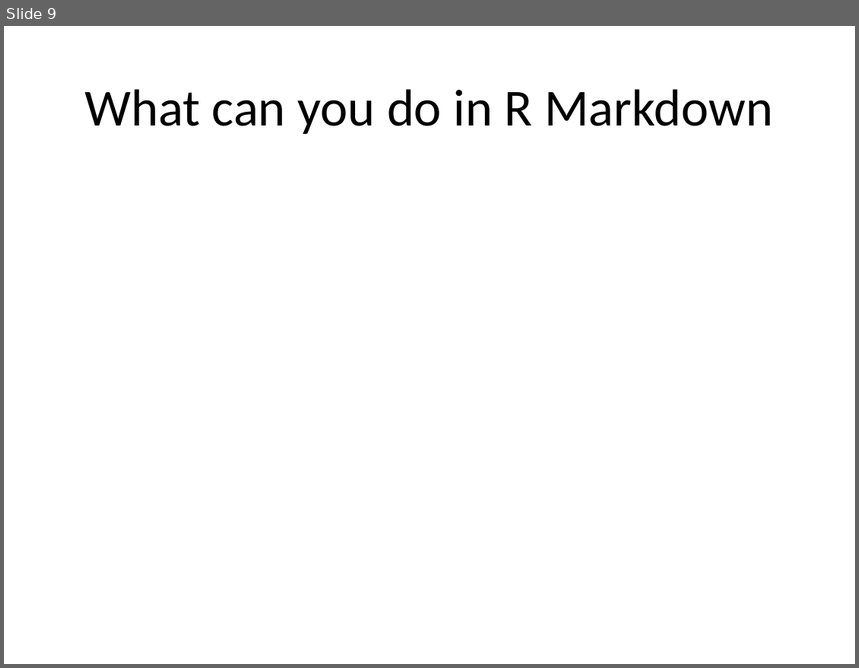
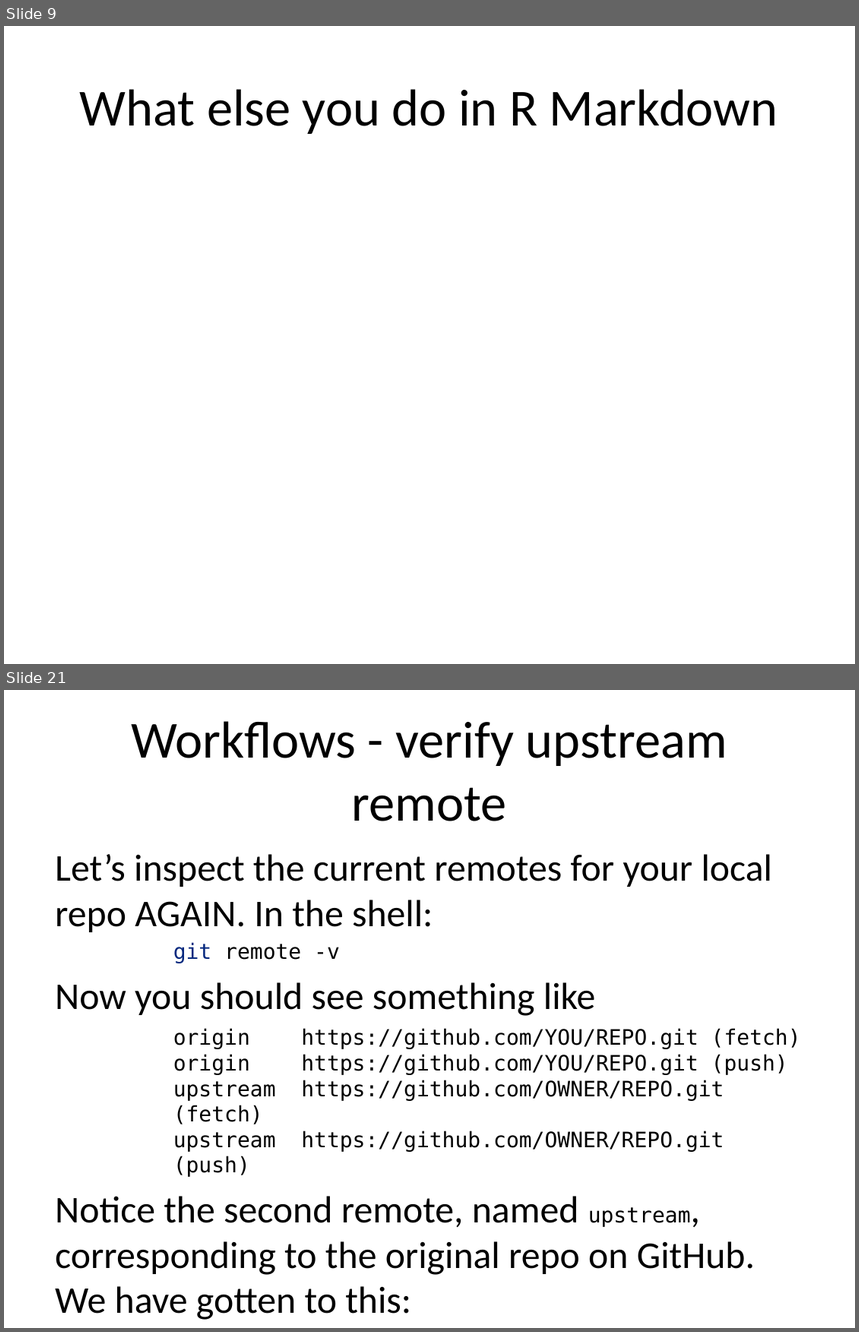
Before and after one commit to bjkamrat/myrepo, a slide deck: Github_week_pres2.pptx. Shown one above the other, each under a label of ours: slide 9 before the commit, slides 9 and 21 after it; the slides between them are not shown. The pictures are 859x668 and 859x1332 pixels, drawn with LibreOffice and Linux fonts; fonts in the diff are those of the drawing. Boxes give left, top, right and bottom in pixels: in the first picture for what was removed or moved away, otherwise in the second. Text is boxed around its words. In the diff, an @@ line names an element or a change of style, - is before the commit and + after.

```diff
--- a/Github_week_pres2.pptx
+++ b/Github_week_pres2.pptx
@@ slide 21 added at box(4, 690, 855, 1328), background #FFFFFF @@
@@ title added at box(131, 721, 728, 821), 44 pt, text #000000 @@
+Workflows - verify upstream remote
@@ text added at box(55, 854, 801, 1320), 18 pt, text #000000 @@
+Let’s inspect the current remotes for your local repo AGAIN. In the shell:
+git remote -v
+Now you should see something like
+origin https://github.com/YOU/REPO.git (fetch)
+origin https://github.com/YOU/REPO.git (push)
+upstream https://github.com/OWNER/REPO.git (fetch)
+upstream https://github.com/OWNER/REPO.git (push)
+Notice the second remote, named upstream, corresponding to the original repo on GitHub. We have gotten to this:
@@ slide 9 changed as well @@
@@ title at box(80, 89, 778, 134): text changed @@
-What can you do in R Markdown
+What else you do in R Markdown
```
Also in this commit, not shown: 2 other slides changed, 15 other slides added, 9 other files.
